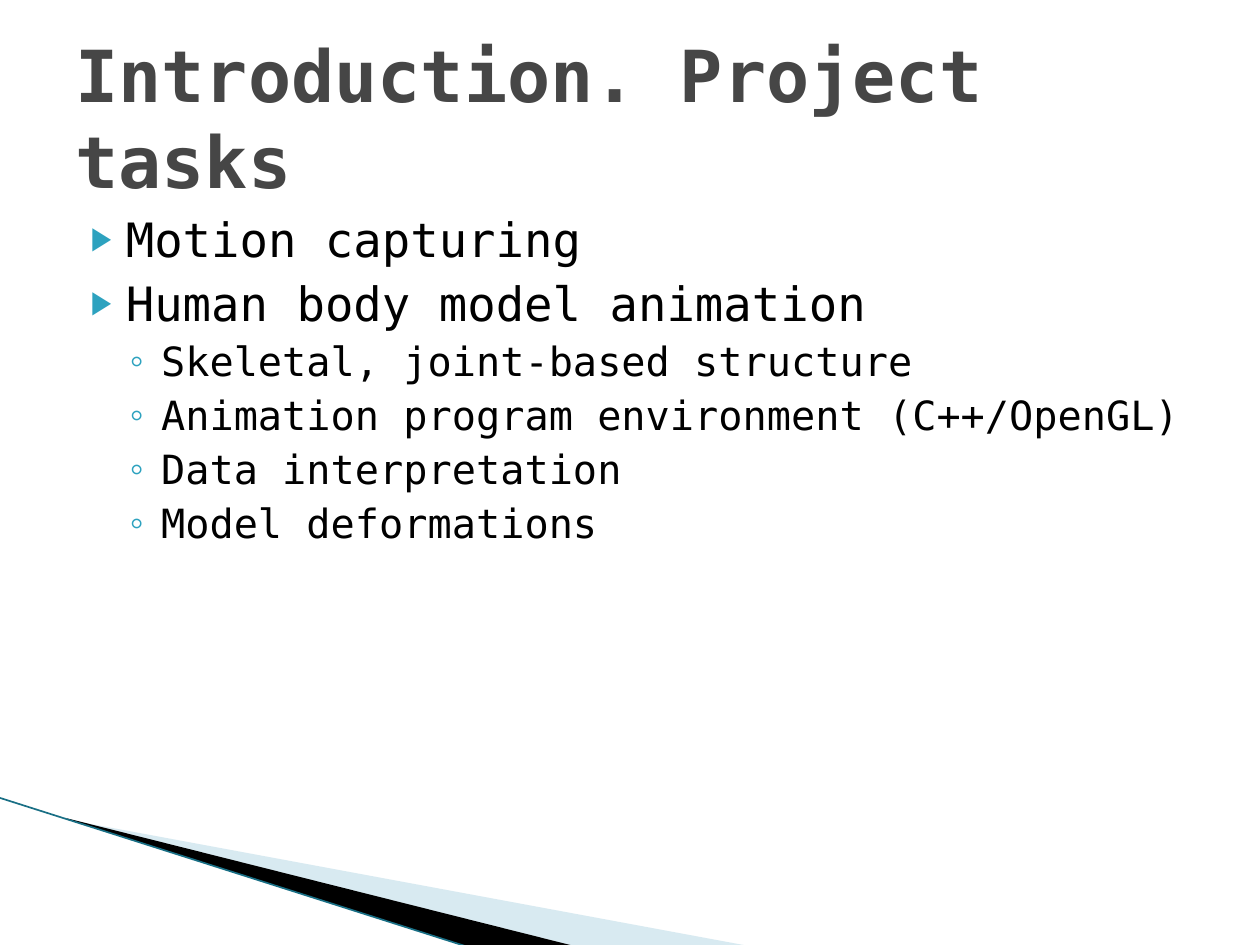
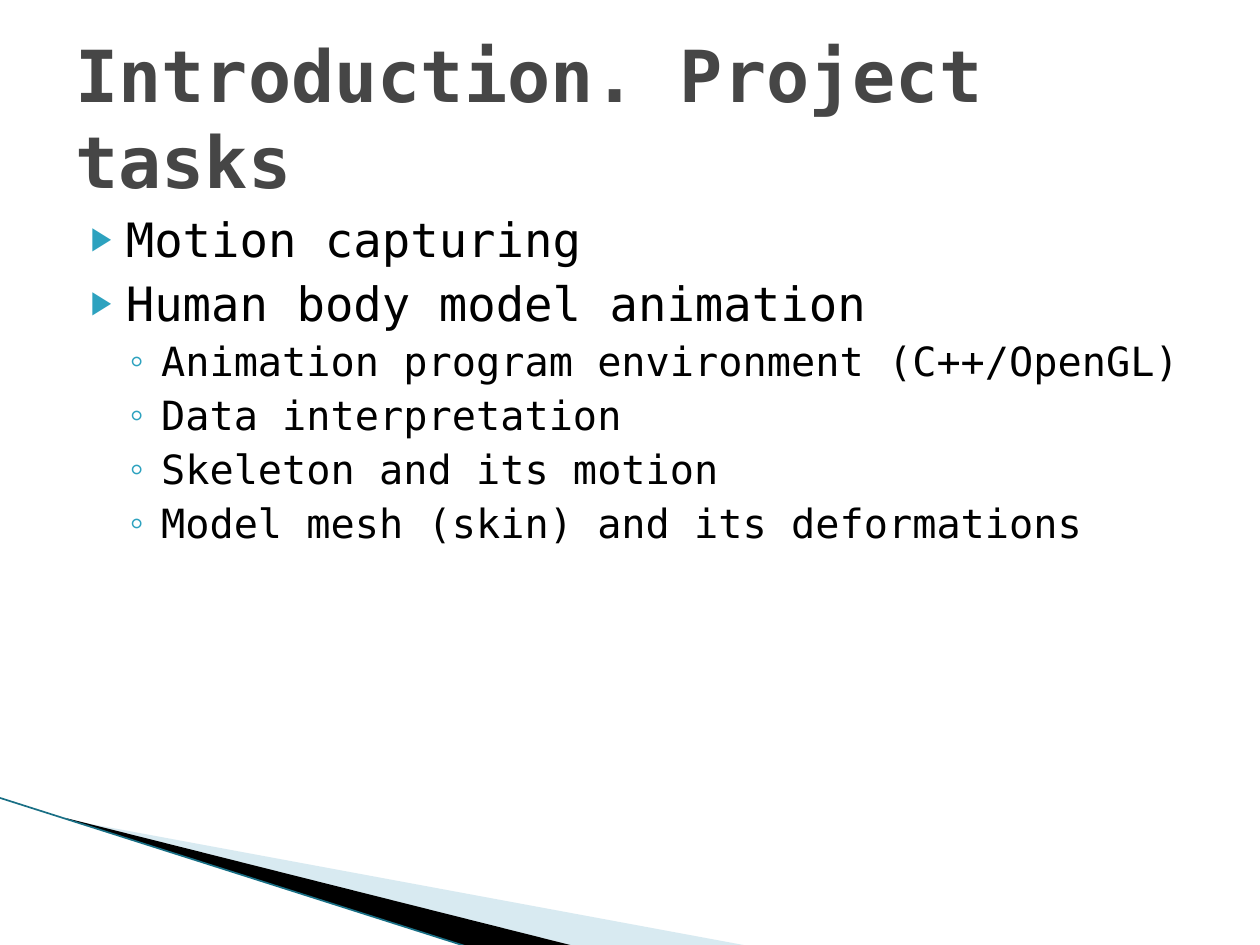
Before and after one commit to hobama/cvg01, a slide deck: slide 3 of docs/Presentation/Presentation.pptx. Drawn at 1260x945 pixels with LibreOffice and Linux fonts; fonts in the diff are those of the drawing; background and template pictures are left out. Boxes give left, top, right and bottom in pixels: in the first picture for what was removed or moved away, otherwise in the second. Text is boxed around its words. In the diff, an @@ line names an element or a change of style, - is before the commit and + after.

```diff
--- a/docs/Presentation/Presentation.pptx
+++ b/docs/Presentation/Presentation.pptx
@@ text at [161,345,912,385]: paragraph removed @@
-  ◦ Skeletal, joint-based structure
@@ text at [161,453,1082,544]: text changed @@
-  ◦ Model deformations
+  ◦ Skeleton and its motion
+  ◦ Model mesh (skin) and its deformations
```
Also in this commit, not shown: 11 other slides changed.
